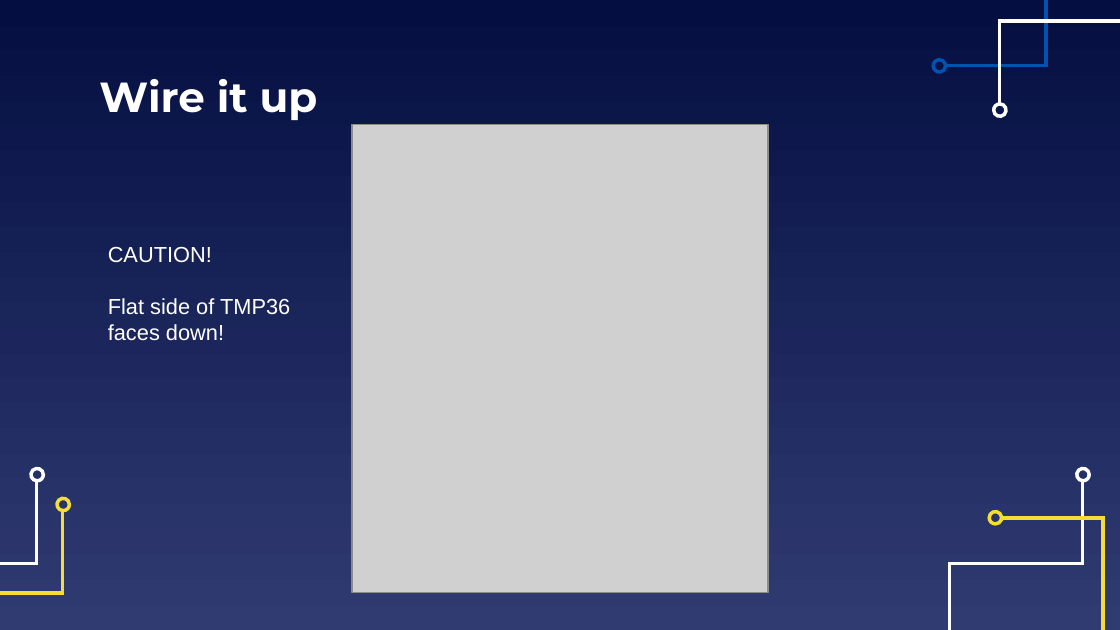
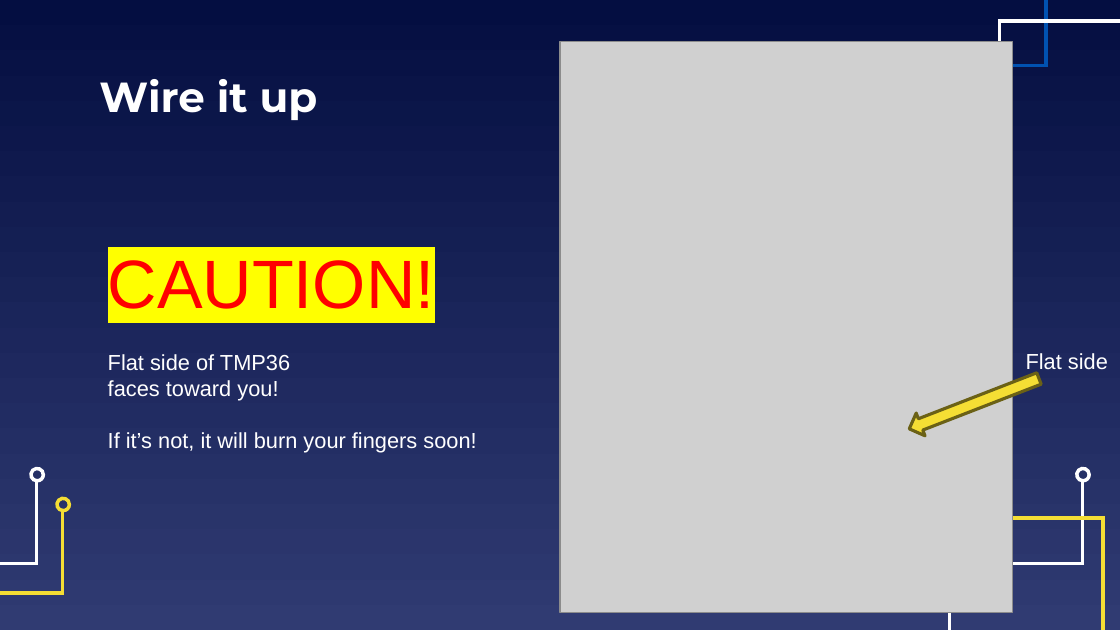
Before and after one commit to EELabMan/Arduino-2-Digital-Analog-Inputs, a slide deck: slide 29 of Arduino Workshop 2 Digital and Analog Inputs.pptx (slide 23 before the commit). Drawn at 1120x630 pixels with LibreOffice and Linux fonts; fonts in the diff are those of the drawing; grey boxes stand for pictures. Boxes give left, top, right and bottom in pixels: in the first picture for what was removed or moved away, otherwise in the second. Text is boxed around its words. In the diff, an @@ line names an element or a change of style, - is before the commit and + after.

```diff
--- a/Arduino Workshop 2 Digital and Analog Inputs.pptx
+++ b/Arduino Workshop 2 Digital and Analog Inputs.pptx
@@ picture added at (x1=560, y1=41, x2=1012, y2=613) @@
@@ freeform shape removed at (x1=933, y1=59, x2=948, y2=74) @@
@@ freeform shape removed at (x1=993, y1=104, x2=1008, y2=119) @@
@@ picture removed at (x1=352, y1=124, x2=767, y2=592) @@
@@ text at (x1=108, y1=260, x2=435, y2=309): size 14 to 44 pt, text colour #FFFFFF to #FF0000, highlight none to #FFFF00 in "CAUTION!" @@
@@ text added at (x1=1026, y1=353, x2=1108, y2=373), 14 pt, text #FFFFFF @@
+Flat side
@@ text at (x1=108, y1=380, x2=476, y2=453): text changed @@
-faces down!
+faces toward you!
+If it’s not, it will burn your fingers soon!
@@ left arrow added at (x1=905, y1=368, x2=1044, y2=441), fill #F5DE34, outline #6B6117 2 pt @@
@@ freeform shape removed at (x1=989, y1=510, x2=1004, y2=524) @@
```
Also in this commit, not shown: 14 other slides changed, 15 slides added, 6 slides removed, 2 other files.
